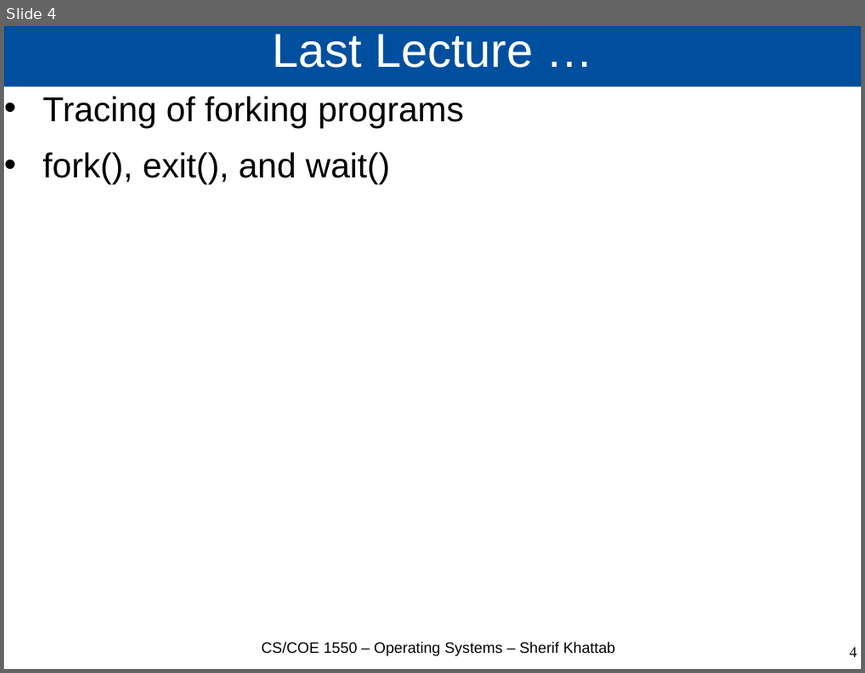
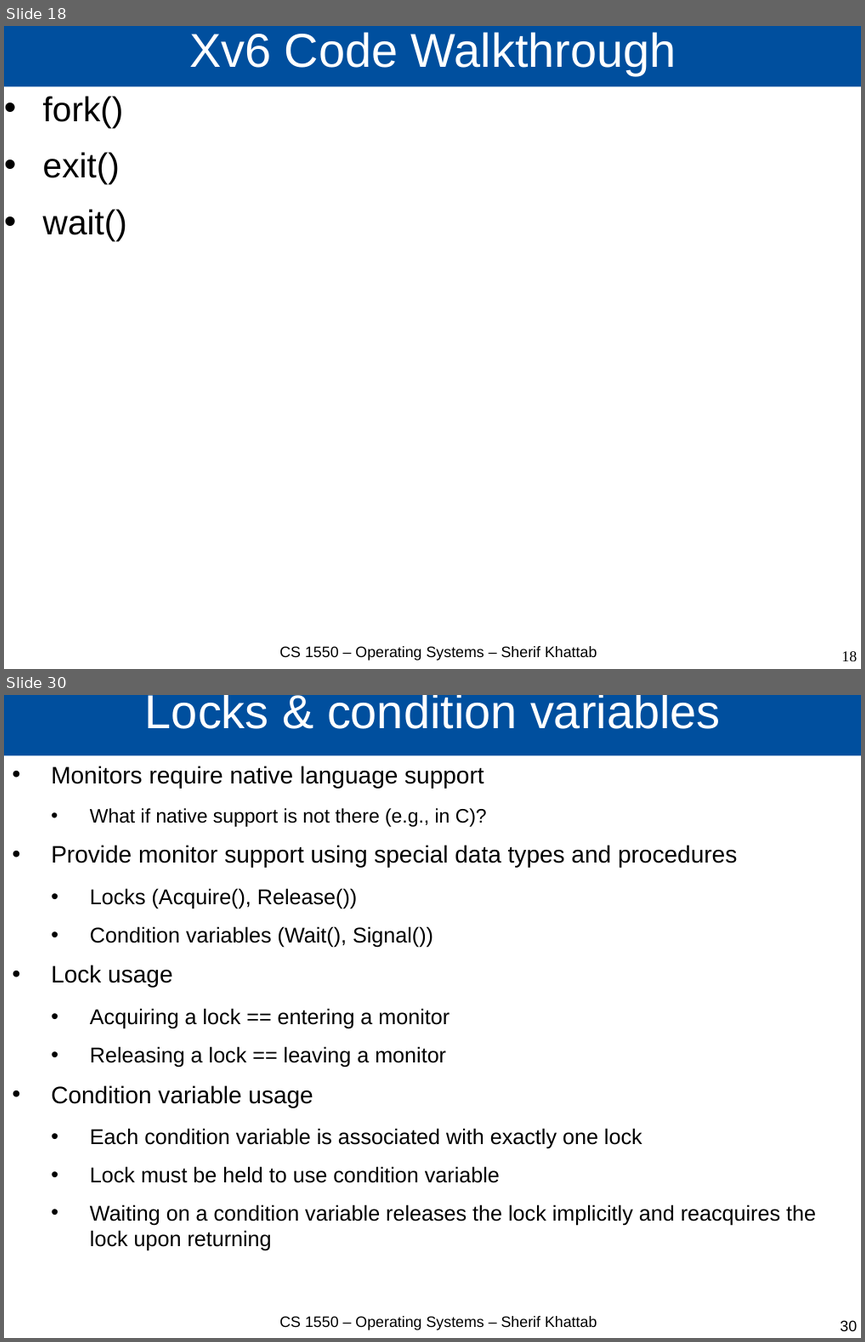
Before and after one commit to cs1550-2224/cs1550-code-handouts, a slide deck: DraftSlides/Lecture5.pptx. Shown one above the other, each under a label of ours: slide 4 before the commit, slides 18 and 30 after it; the slides between them are not shown. The pictures are 865x673 and 865x1342 pixels, drawn with LibreOffice and Linux fonts; fonts in the diff are those of the drawing. Boxes give left, top, right and bottom in pixels: in the first picture for what was removed or moved away, otherwise in the second. Text is boxed around its words. In the diff, an @@ line names an element or a change of style, - is before the commit and + after.

```diff
--- a/DraftSlides/Lecture5.pptx
+++ b/DraftSlides/Lecture5.pptx
@@ slide 30 added at bbox=[4, 695, 861, 1338], background #FFFFFF @@
@@ title added at bbox=[4, 695, 861, 756], fill #004F9E, 44 pt, text #FFFFFF @@
+Locks & condition variables
@@ text added at bbox=[51, 766, 816, 1251], 19.8 pt, text #000000 @@
+• Monitors require native language support
+  • What if native support is not there (e.g., in C)?
+• Provide monitor support using special data types and procedures
+  • Locks (Acquire(), Release())
+  • Condition variables (Wait(), Signal())
+• Lock usage
+  • Acquiring a lock == entering a monitor
+  • Releasing a lock == leaving a monitor
+• Condition variable usage
+  • Each condition variable is associated with exactly one lock
+  • Lock must be held to use condition variable
+  • Waiting on a condition variable releases the lock implicitly and reacquires the lock upon returning
@@ text added at bbox=[279, 1315, 596, 1330], 14 pt, text #000000 @@
+CS 1550 – Operating Systems – Sherif Khattab
@@ page number added at bbox=[840, 1320, 857, 1331], 14 pt, text #000000 @@
+30
@@ what was slide 4 is now slide 18 @@
@@ slide 18 changed as well @@
@@ title at bbox=[189, 32, 676, 75]: text changed @@
-Last Lecture …
+Xv6 Code Walkthrough
@@ text at bbox=[43, 96, 127, 241]: text changed @@
-• Tracing of forking programs
-• fork(), exit(), and wait()
+• fork()
+• exit()
+• wait()
@@ text at bbox=[279, 646, 596, 660]: text changed @@
-CS/COE 1550 – Operating Systems – Sherif Khattab
+CS 1550 – Operating Systems – Sherif Khattab
@@ page number at bbox=[841, 651, 857, 661]: text changed @@
-4
+18
```
Also in this commit, not shown: 6 other slides changed, 22 other slides added, 5 other files.
